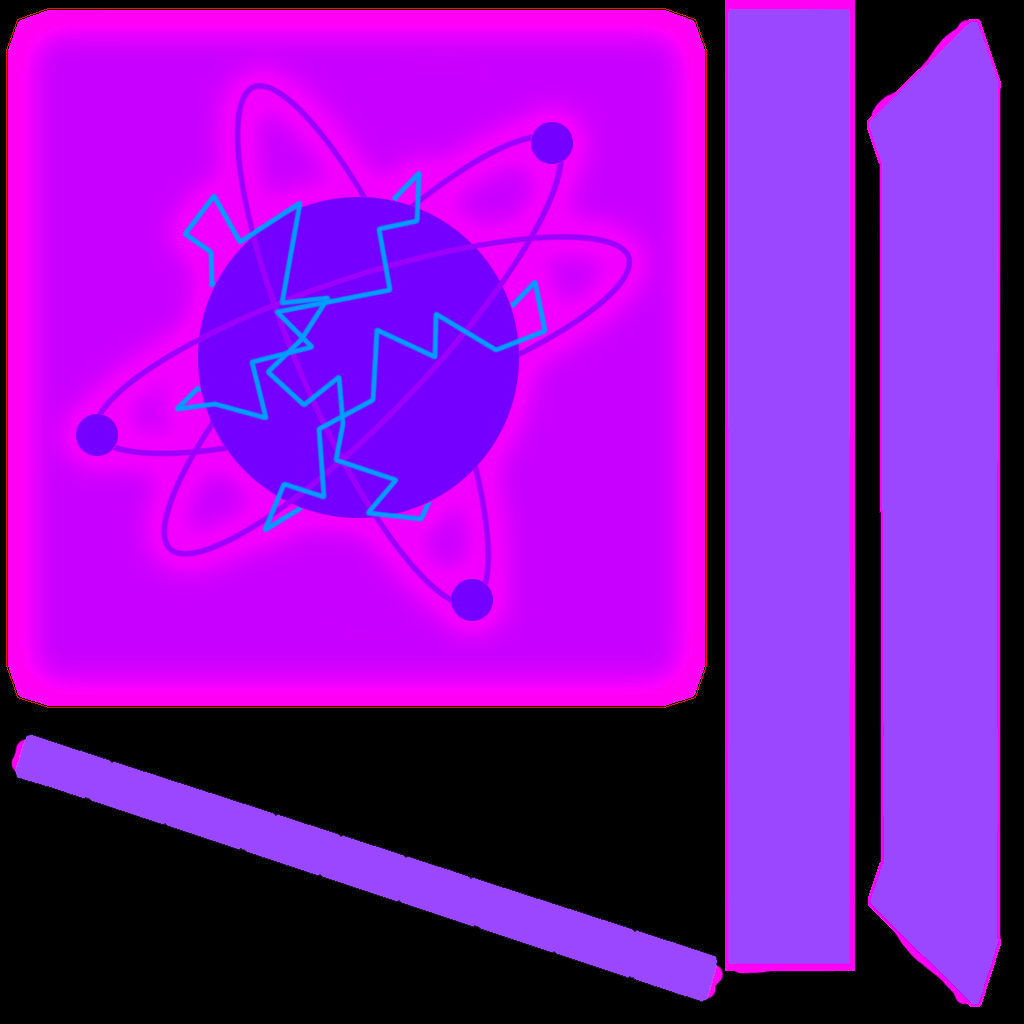
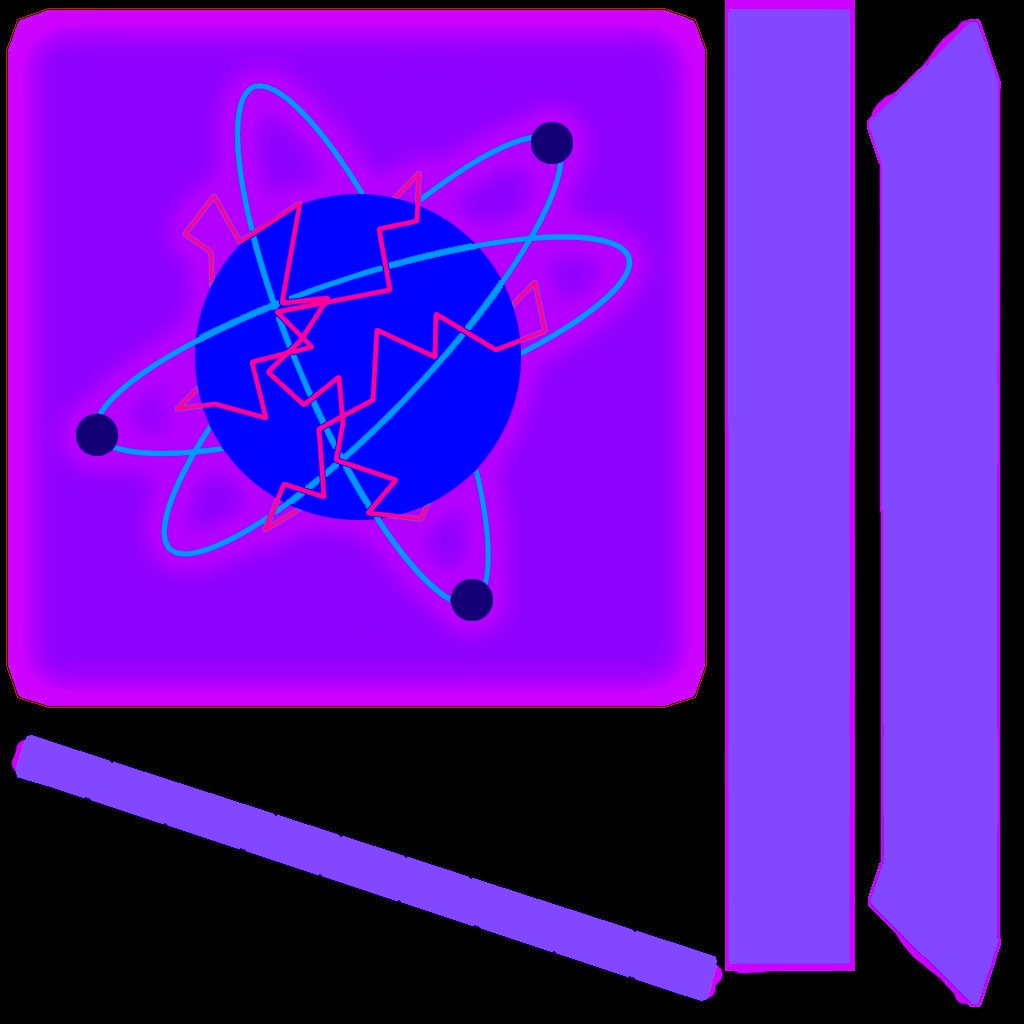
Layers edited between the first and the second 1024 x 1024 image:
added layer "Layer 5" above "Layer 4" over (76, 122, 573, 621)
added layer "Layer 4" above "Layer 3" over (97, 83, 633, 603)
added layer "Layer 3" above "Layer 6" over (175, 171, 547, 532)
added layer "Layer 6" above "Layer 2" over (195, 194, 521, 520)
painted on "Layer 1" over (0, 0, 1008, 1008)
